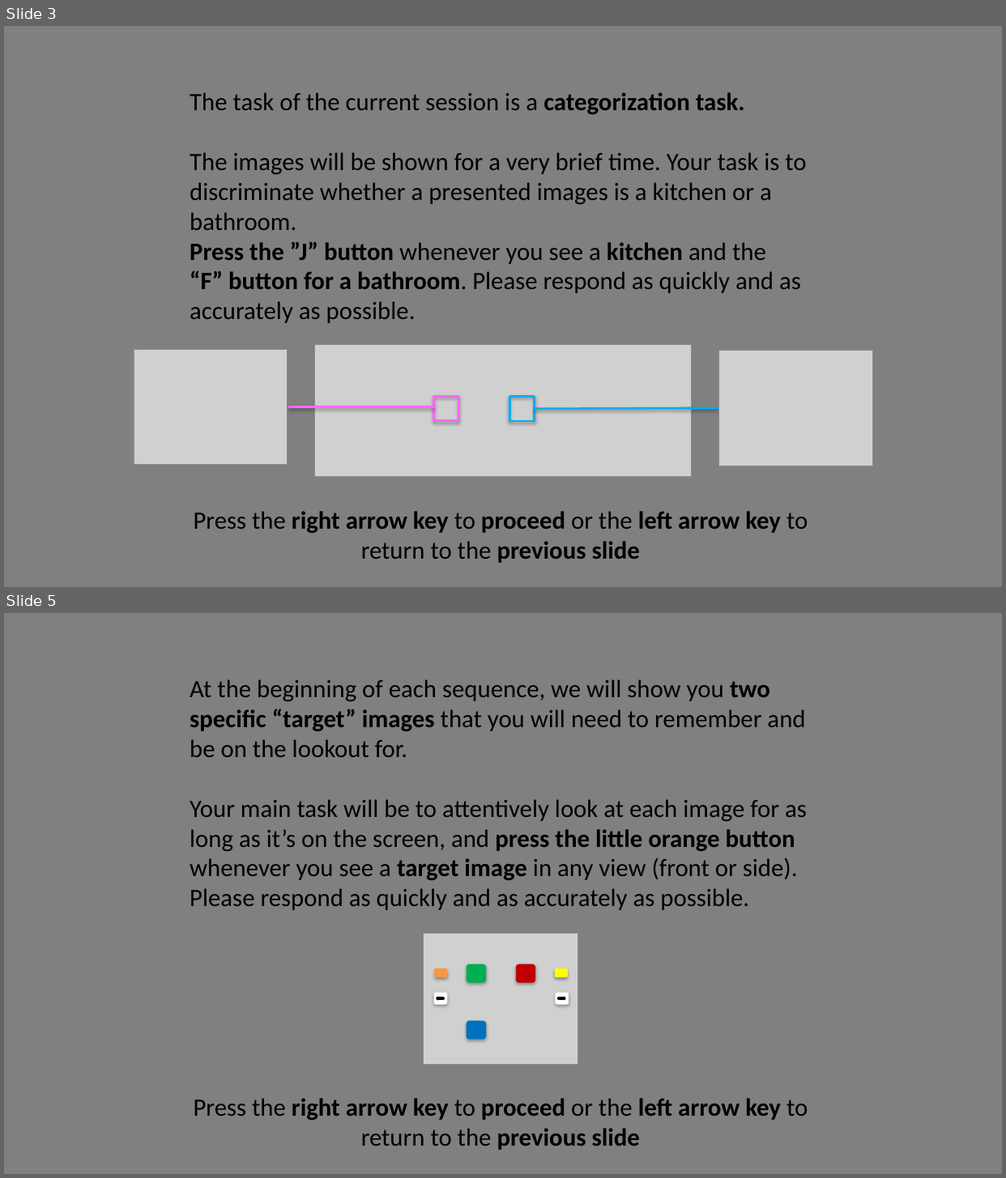
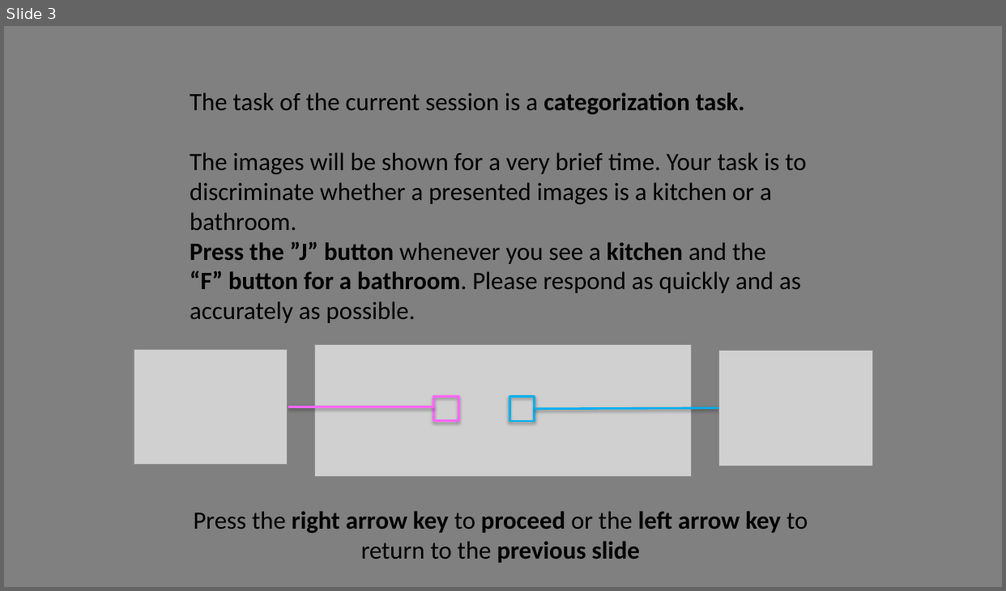
Before and after one commit to michaengeser/pep_wp4, a slide deck: instructions/Instructions.pptx. Shown one above the other, each under a label of ours: slides 3 and 5 before the commit, slide 3 after it; the slides between them are not shown. The pictures are 1006x1178 and 1006x591 pixels, drawn with LibreOffice and Linux fonts; fonts in the diff are those of the drawing; grey boxes stand for pictures. Boxes give left, top, right and bottom in pixels: in the first picture for what was removed or moved away, otherwise in the second. Text is boxed around its words. In the diff, an @@ line names an element or a change of style, - is before the commit and + after.

```diff
--- a/instructions/Instructions.pptx
+++ b/instructions/Instructions.pptx
@@ slide 5 removed at (4,613,1002,1174), background #808080 @@
@@ text removed at (189,679,808,1150) @@
-At the beginning of each sequence, we will show you two specific “target” images that you will need to remember and be on the lookout for.
-Your main task will be to attentively look at each image for as long as it’s on the screen, and press the little orange button whenever you see a target image in any view (front or side).
-Please respond as quickly and as accurately as possible.
-Press the right arrow key to proceed or the left arrow key to return to the previous slide
@@ group removed at (424,934,577,1064): 7 rounded rectangles, 2 right arrows, 1 picture @@
```
Also in this commit, not shown: 2 slides changed, 4 slides added, 6 other slides removed, 14 other files.
